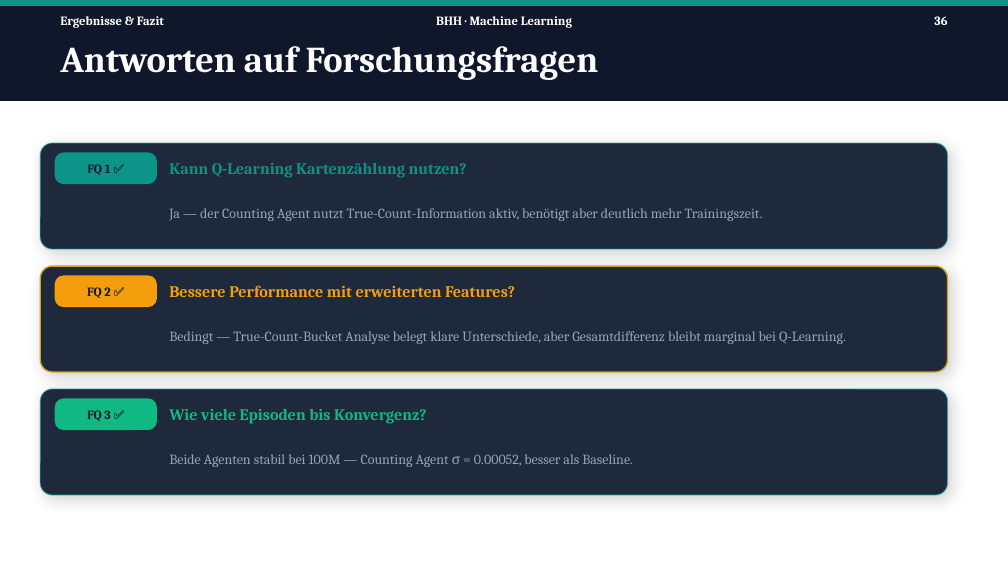
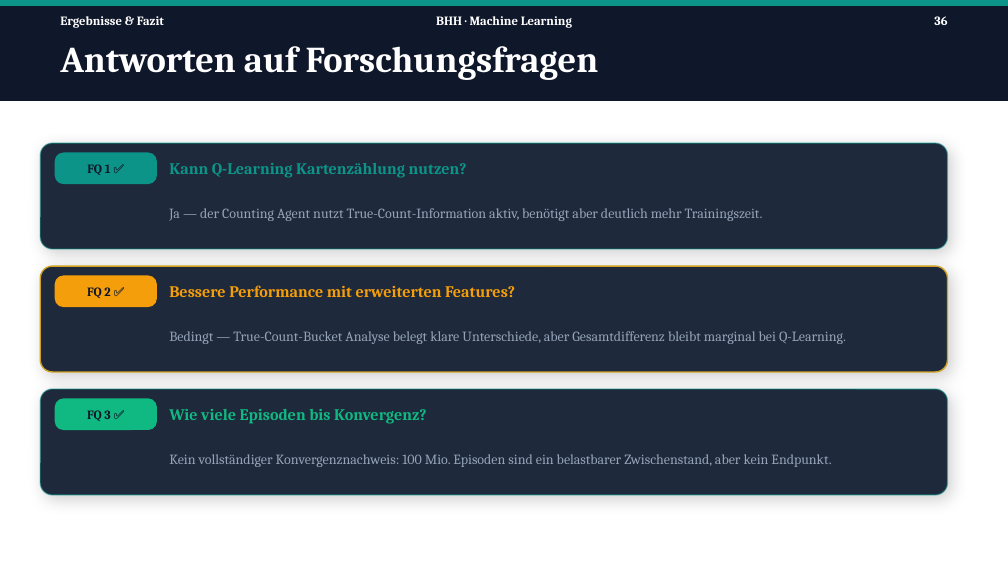
Before and after one commit to Tom-N-M/ml-blackjack, a slide deck: slide 36 of Präsi/PP_v2.pptx. Drawn at 1008x567 pixels with LibreOffice and Linux fonts; fonts in the diff are those of the drawing. Boxes give left, top, right and bottom in pixels: in the first picture for what was removed or moved away, otherwise in the second. Text is boxed around its words. In the diff, an @@ line names an element or a change of style, - is before the commit and + after.

```diff
--- a/Präsi/PP_v2.pptx
+++ b/Präsi/PP_v2.pptx
@@ text at box(169, 454, 831, 467): text changed @@
-Beide Agenten stabil bei 100M — Counting Agent σ = 0.00052, besser als Baseline.
+Kein vollständiger Konvergenznachweis: 100 Mio. Episoden sind ein belastbarer Zwischenstand, aber kein Endpunkt.
```
Also in this commit, not shown: 7 other slides changed.
